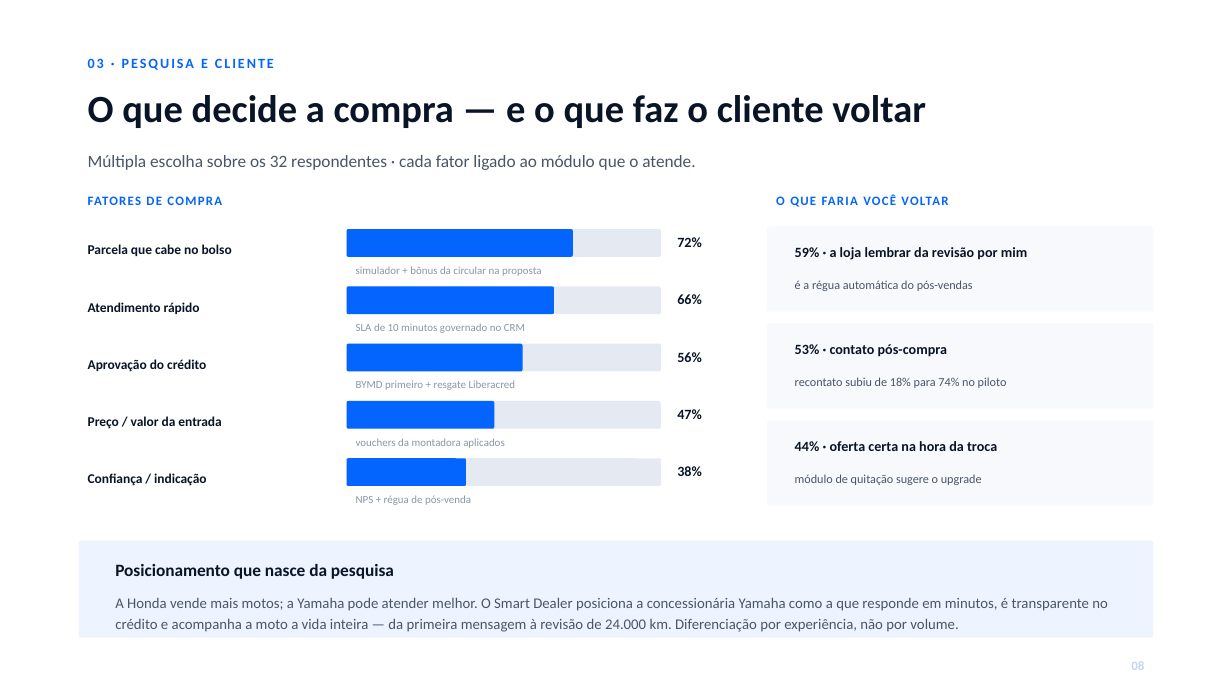
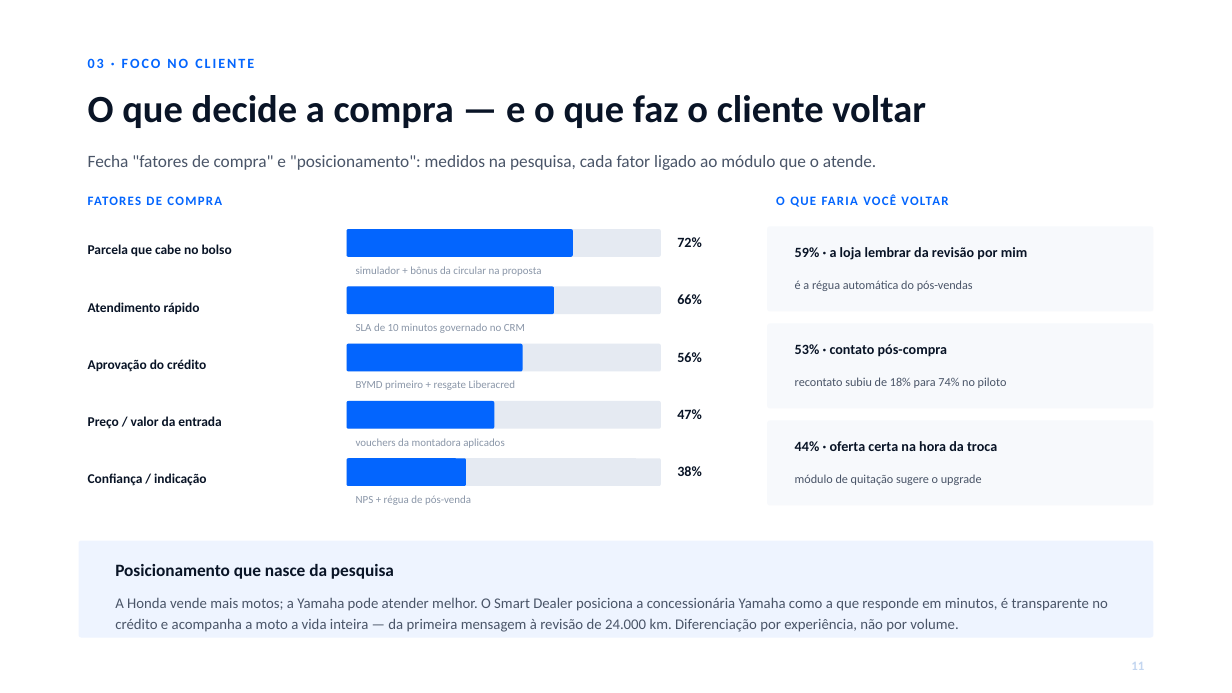
Before and after one commit to Caiquespkt0611/smart-dealer, a slide deck: slide 12 of _NOVAS MELHORIAS/DECK-BANCA-YAMAHAWAY.pptx (slide 9 before the commit). Drawn at 1232x693 pixels with LibreOffice and Linux fonts; fonts in the diff are those of the drawing. Boxes give left, top, right and bottom in pixels: in the first picture for what was removed or moved away, otherwise in the second. Text is boxed around its words. In the diff, an @@ line names an element or a change of style, - is before the commit and + after.

```diff
--- a/_NOVAS MELHORIAS/DECK-BANCA-YAMAHAWAY.pptx
+++ b/_NOVAS MELHORIAS/DECK-BANCA-YAMAHAWAY.pptx
@@ text at (x1=88, y1=58, x2=254, y2=68): text changed @@
-03 · PESQUISA E CLIENTE
+03 · FOCO NO CLIENTE
@@ text at (x1=88, y1=155, x2=876, y2=170): text changed @@
-Múltipla escolha sobre os 32 respondentes · cada fator ligado ao módulo que o atende.
+Fecha "fatores de compra" e "posicionamento": medidos na pesquisa, cada fator ligado ao módulo que o atende.
@@ text at (x1=1131, y1=662, x2=1144, y2=670): text changed @@
-08
+11
```
Also in this commit, not shown: 16 other slides changed, 1 slide added, 3 slides removed, 3 other files.
